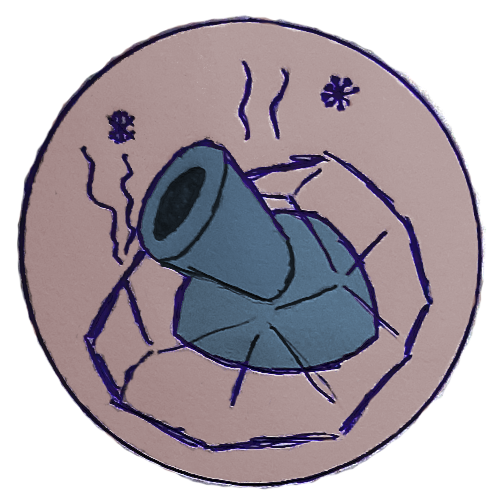
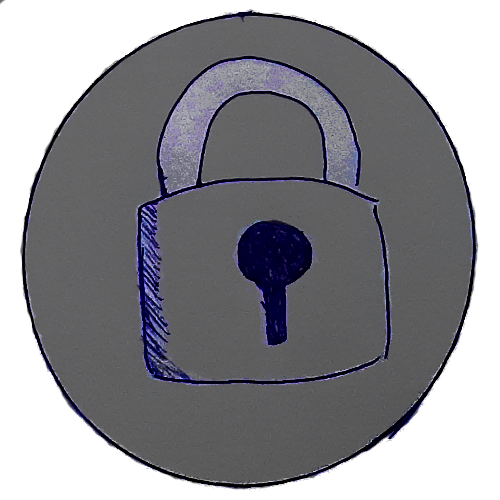
Layered file, before and after one edit (w=500, h=500). Changes by layer:
removed layer "Layer 3 copy 8" over [16, 14, 487, 490]
removed layer "Layer 3" over [17, 16, 485, 489]
added layer "Layer 1 copy 9" above "Layer 1" over [21, 10, 479, 492]
added layer "Layer 1" over [0, 0, 479, 491]
